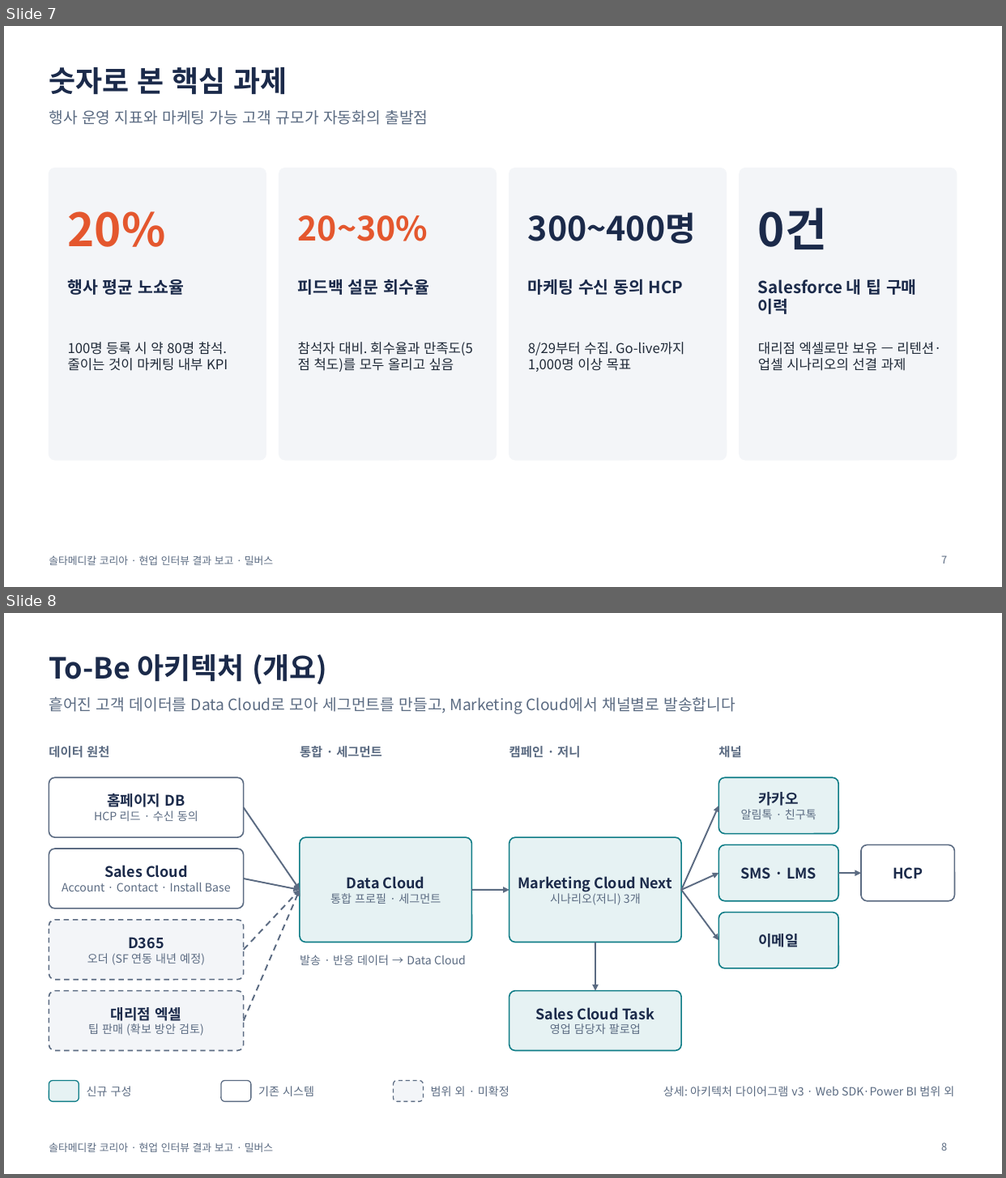
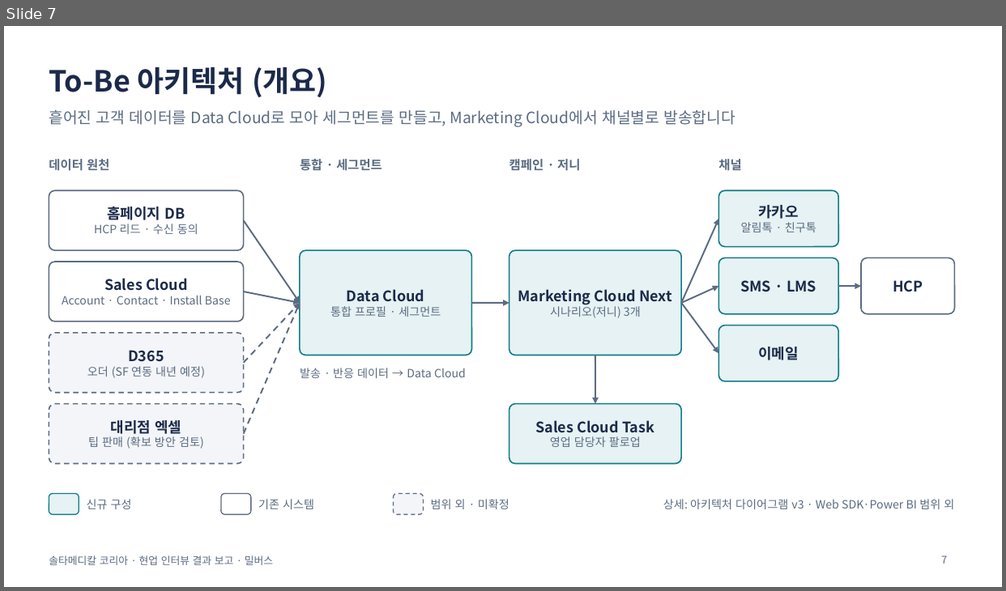
Before and after one commit to 10se0hyun02/MCE-Setup-Guide, a slide deck: projects/솔타메디칼/docs/솔타메디칼_현업인터뷰결과보고서_V0.1_261013.pptx. Shown one above the other, each under a label of ours: slides 7 and 8 before the commit, slide 7 after it. The pictures are 1006x1178 and 1006x591 pixels, drawn with LibreOffice and Linux fonts; fonts in the diff are those of the drawing. Boxes give left, top, right and bottom in pixels: in the first picture for what was removed or moved away, otherwise in the second. Text is boxed around its words. In the diff, an @@ line names an element or a change of style, - is before the commit and + after.

```diff
--- a/projects/솔타메디칼/docs/솔타메디칼_현업인터뷰결과보고서_V0.1_261013.pptx
+++ b/projects/솔타메디칼/docs/솔타메디칼_현업인터뷰결과보고서_V0.1_261013.pptx
@@ slide 7 removed at (4,26,1002,587), background #FFFFFF; not listed: 1 template element that a slide beside it also shows @@
@@ title removed at (49,67,288,95) @@
-숫자로 본 핵심 과제
@@ text removed at (49,110,428,125) @@
-행사 운영 지표와 마케팅 가능 고객 규모가 자동화의 출발점
@@ rounded rectangle removed at (49,169,266,460) @@
@@ rounded rectangle removed at (279,169,496,460) @@
@@ rounded rectangle removed at (509,169,727,460) @@
@@ rounded rectangle removed at (739,169,957,460) @@
@@ text removed at (68,211,166,247) @@
-20%
@@ text removed at (298,216,428,241) @@
-20~30%
@@ text removed at (528,212,697,244) @@
-300~400명
@@ text removed at (758,207,827,250) @@
-0건
@@ text removed at (68,280,184,295) @@
-행사 평균 노쇼율
@@ text removed at (298,280,429,295) @@
-피드백 설문 회수율
@@ text removed at (528,279,684,295) @@
-마케팅 수신 동의 HCP
@@ text removed at (758,280,917,314) @@
-Salesforce 내 팁 구매 이력
@@ text removed at (68,342,228,371) @@
-100명 등록 시 약 80명 참석. 줄이는 것이 마케팅 내부 KPI
@@ text removed at (298,342,473,372) @@
-참석자 대비. 회수율과 만족도(5점 척도)를 모두 올리고 싶음
@@ text removed at (528,342,684,372) @@
-8/29부터 수집. Go-live까지 1,000명 이상 목표
@@ text removed at (758,342,941,371) @@
-대리점 엑셀로만 보유 — 리텐션·업셀 시나리오의 선결 과제
@@ page number removed at (941,556,947,564) @@
-7
@@ what was slide 8 is now slide 7 @@
@@ page number at (941,556,947,564): text changed @@
-8
+7
```
Also in this commit, not shown: 3 slides changed, 4 other slides removed, 23 other files.
